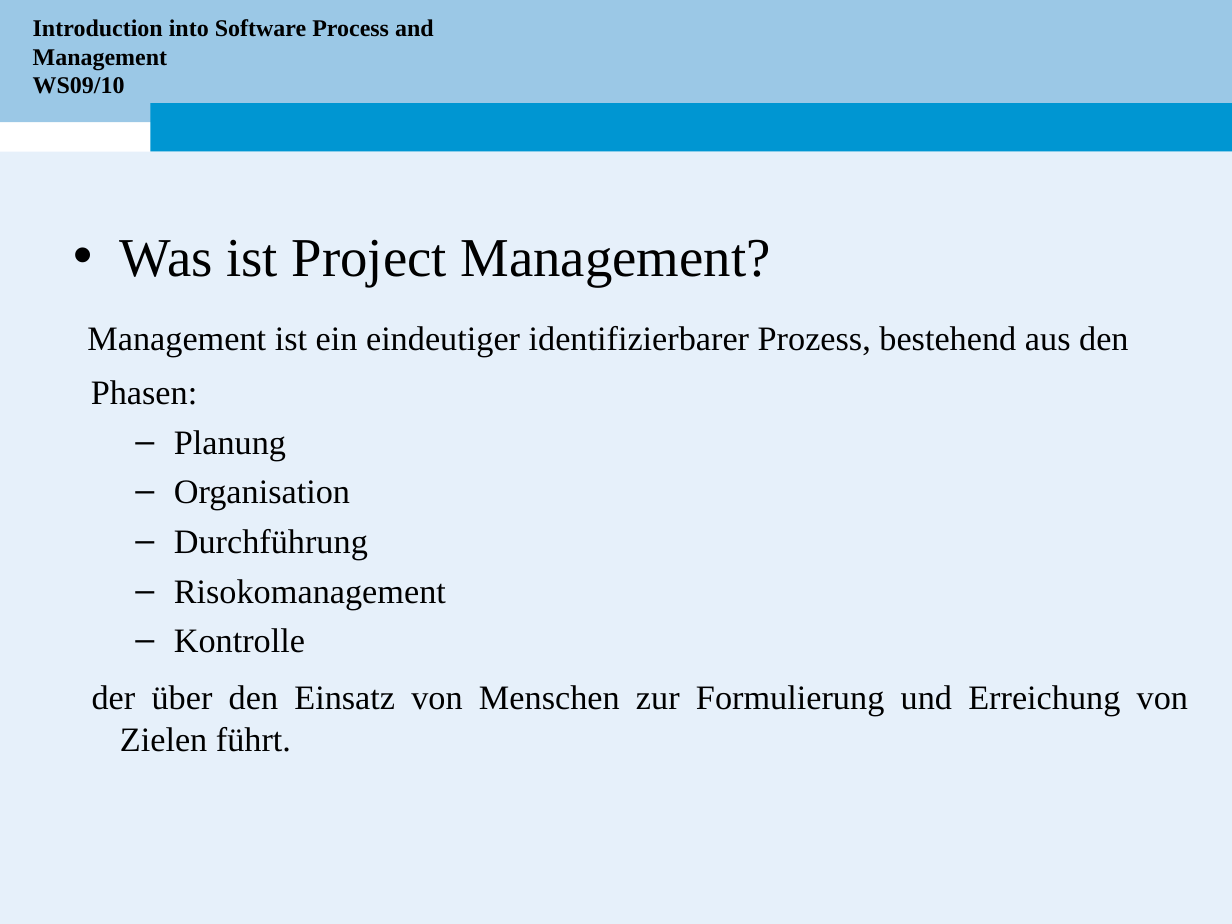
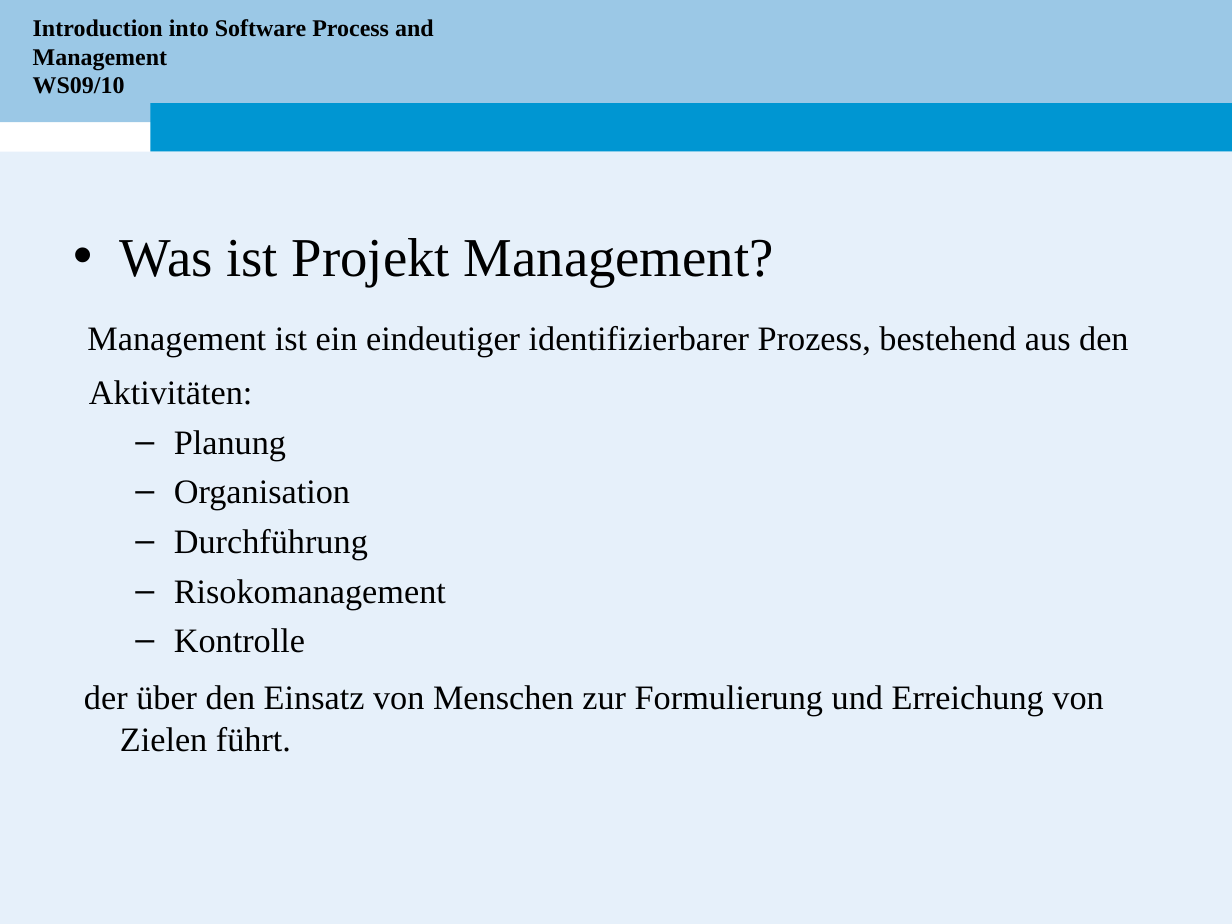
Before and after one commit to electrojit/simeonov, a slide deck: slide 16 of WS10/Bachelor Seminar/Presentaetion/Seminar-Simeonov.ppt (slide 5 before the commit). Drawn at 1232x924 pixels with LibreOffice and Linux fonts; fonts in the diff are those of the drawing; background and template pictures are left out. Boxes give left, top, right and bottom in pixels: in the first picture for what was removed or moved away, otherwise in the second. Text is boxed around its words. In the diff, an @@ line names an element or a change of style, - is before the commit and + after.

```diff
--- a/WS10/Bachelor Seminar/Presentaetion/Seminar-Simeonov.ppt
+++ b/WS10/Bachelor Seminar/Presentaetion/Seminar-Simeonov.ppt
@@ text at (120, 238, 774, 287): text changed @@
-• Was ist Project Management?
+• Was ist Projekt Management?
@@ text at (89, 380, 253, 405): text changed @@
-Phasen:
+Aktivitäten:
@@ text at (84, 685, 1103, 752): alignment justified to left @@
```
Also in this commit, not shown: 6 other slides changed, 4 slides added, 2 slides removed.
